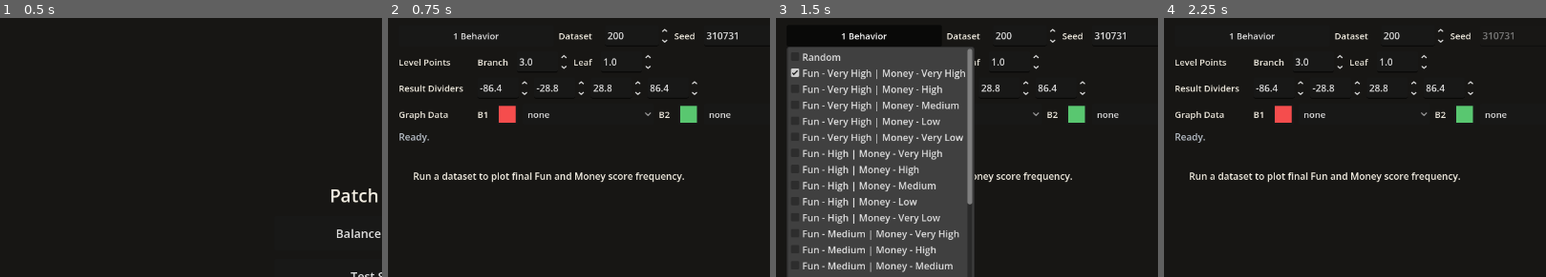
Above: before the commit, frames 1-4 (left to right).
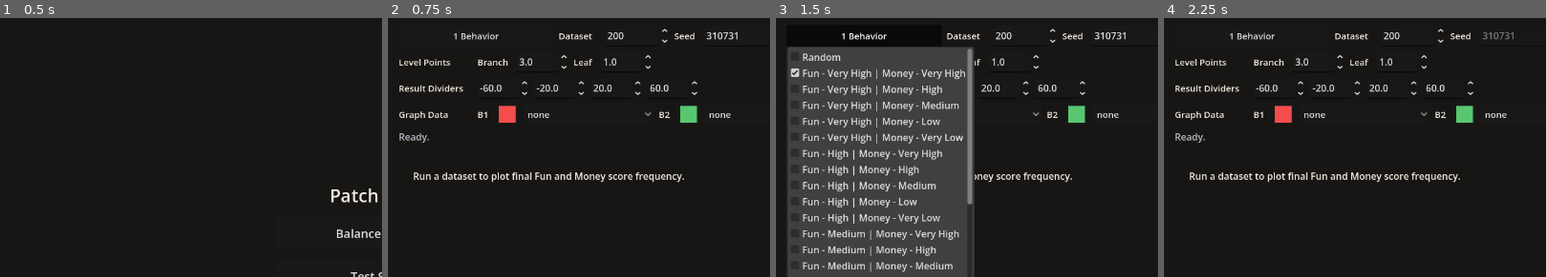
Above: after the commit, the same moments.

Repository: Josephblt/patch-notes
Game: Godot game, scene res://scenes/scene_launcher.tscn
Two runs of this game, one before a commit and one after it. Both use one fixed random seed, a clock stepped at 60 frames per second and the inputs below.
Inputs:
- Up to frame 1 (0.5 s): no input
- Up to frame 2 (0.75 s): click "Balance Runner" at 0.5 s
- Up to frame 3 (1.5 s): click "1 Behavior" at 1.25 s
- Up to frame 4 (2.25 s): click "Random Seed" at 2 s
The pictures show only the part of the screen within x 0-50%, y 8-58%; the shares and areas given below are measured in that part.

Frame 1 is identical in both runs. In frame 2, 0.2% of the frame differs, in the area x 25-74%, y 25-29%; in frame 3, 0.1%; in frame 4, 0.2%.

Commit message:
Fix balance runner divider controls

Diff:
--- a/src/scenes/tools/balance_runner.tscn
+++ b/src/scenes/tools/balance_runner.tscn
@@ -123,9 +123,10 @@
 layout_mode = 2
 allow_greater = true
 allow_lesser = true
-min_value = 0.0
-max_value = 20.0
-step = 0.1
+min_value = -999999999.0
+max_value = 999999999.0
+step = 0.1
+rounded = false
 value = 3.0
 
 [node name="LeafPointLabel" type="Label" parent="MarginContainer/VBoxContainer/PointRow"]
@@ -141,9 +142,10 @@
 layout_mode = 2
 allow_greater = true
 allow_lesser = true
-min_value = 0.0
-max_value = 20.0
-step = 0.1
+min_value = -999999999.0
+max_value = 999999999.0
+step = 0.1
+rounded = false
 value = 1.0
 
 [node name="BandRow" type="HBoxContainer" parent="MarginContainer/VBoxContainer"]
@@ -163,40 +165,44 @@
 layout_mode = 2
 allow_greater = true
 allow_lesser = true
-min_value = -144.0
-max_value = 144.0
-step = 0.1
-value = -86.0
+min_value = -999999999.0
+max_value = 999999999.0
+step = 0.1
+rounded = false
+value = -60.0
 
 [node name="BandDivider2SpinBox" type="SpinBox" parent="MarginContainer/VBoxContainer/BandRow"]
 custom_minimum_size = Vector2(86, 36)
 layout_mode = 2
 allow_greater = true
 allow_lesser = true
-min_value = -144.0
-max_value = 144.0
-step = 0.1
-value = -29.0
+min_value = -999999999.0
+max_value = 999999999.0
+step = 0.1
+rounded = false
+value = -20.0
 
 [node name="BandDivider3SpinBox" type="SpinBox" parent="MarginContainer/VBoxContainer/BandRow"]
 custom_minimum_size = Vector2(86, 36)
 layout_mode = 2
 allow_greater = true
 allow_lesser = true
-min_value = -144.0
-max_value = 144.0
-step = 0.1
-value = 29.0
+min_value = -999999999.0
+max_value = 999999999.0
+step = 0.1
+rounded = false
+value = 20.0
 
 [node name="BandDivider4SpinBox" type="SpinBox" parent="MarginContainer/VBoxContainer/BandRow"]
 custom_minimum_size = Vector2(86, 36)
 layout_mode = 2
 allow_greater = true
 allow_lesser = true
-min_value = -144.0
-max_value = 144.0
-step = 0.1
-value = 86.0
+min_value = -999999999.0
+max_value = 999999999.0
+step = 0.1
+rounded = false
+value = 60.0
 
 [node name="GraphDatasetRow" type="HBoxContainer" parent="MarginContainer/VBoxContainer"]
 layout_mode = 2
--- a/src/scripts/tools/balance_runner.gd
+++ b/src/scripts/tools/balance_runner.gd
@@ -10,6 +10,9 @@
 const DEFAULT_SEED: int = 310731
 const DEFAULT_BRANCH_POINTS: float = 3.0
 const DEFAULT_LEAF_POINTS: float = 1.0
+const UNBOUNDED_SCORE_MIN: float = -999999999.0
+const UNBOUNDED_SCORE_MAX: float = 999999999.0
+const DEFAULT_SCORE_BAND_DIVIDERS: Array[float] = [-60.0, -20.0, 20.0, 60.0]
 const DEFAULT_OUTPUT_PATH: String = "user://balance_runner_results.csv"
 const SCORE_LEVELS: Array[String] = [
 	"vh",
@@ -26,7 +29,7 @@
 
 @export var selected_behaviors: Array[String] = [DEFAULT_BEHAVIOR]
 @export var game_count: int = DEFAULT_GAME_COUNT
-@export var seed: int = DEFAULT_SEED
+@export var run_seed: int = DEFAULT_SEED
 @export var branch_points: float = DEFAULT_BRANCH_POINTS
 @export var leaf_points: float = DEFAULT_LEAF_POINTS
 @export var random_seed: bool = false
@@ -105,7 +108,7 @@
 	var rows: Array[Dictionary] = run_dataset(
 		options.get("behaviors", selected_behaviors),
 		options.get("games", game_count),
-		options.get("seed", seed),
+		options.get("seed", run_seed),
 		options.get("branch_points", branch_points),
 		options.get("leaf_points", leaf_points)
 	)
@@ -117,13 +120,17 @@
 func _configure_controls() -> void:
 	_configure_behavior_menu()
 	_populate_graph_dataset_options([])
+	_configure_unbounded_spin_box(game_count_spin_box, 1.0)
+	_configure_unbounded_spin_box(seed_spin_box, 0.0)
+	_configure_unbounded_spin_box(branch_point_spin_box, UNBOUNDED_SCORE_MIN, 0.1, false)
+	_configure_unbounded_spin_box(leaf_point_spin_box, UNBOUNDED_SCORE_MIN, 0.1, false)
+	_configure_band_divider_controls()
 	game_count_spin_box.value = game_count
-	seed_spin_box.value = seed
+	seed_spin_box.value = run_seed
 	branch_point_spin_box.value = branch_points
 	leaf_point_spin_box.value = leaf_points
 	random_seed_check_box.button_pressed = random_seed
 	_apply_score_level_points(branch_points, leaf_points)
-	_configure_band_divider_controls()
 	_on_random_seed_check_box_toggled(random_seed_check_box.button_pressed)
 
 
@@ -317,7 +324,7 @@
 	var options: Dictionary = {
 		"games": game_count,
 		"behaviors": selected_behaviors.duplicate(),
-		"seed": seed,
+		"seed": run_seed,
 		"branch_points": branch_points,
 		"leaf_points": leaf_points,
 		"output": output_path,
@@ -909,27 +916,25 @@
 
 func _configure_band_divider_controls() -> void:
 	var band_divider_spin_boxes: Array[SpinBox] = _get_band_divider_spin_boxes()
-	var score_axis_bound: float = _calculate_score_axis_bound()
-	var dividers: Array[float] = _get_default_raw_score_dividers(score_axis_bound)
 
 	for divider_index: int in range(band_divider_spin_boxes.size()):
 		var spin_box: SpinBox = band_divider_spin_boxes[divider_index]
-
-		spin_box.min_value = -score_axis_bound
-		spin_box.max_value = score_axis_bound
-		spin_box.value = dividers[divider_index]
-
-
-func _get_default_raw_score_dividers(score_axis_bound: float) -> Array[float]:
-	var dividers: Array[float] = []
-
-	for divider_index: int in range(1, 5):
-		dividers.append(
-			float(-score_axis_bound)
-			+ ((float(score_axis_bound * 2) / 5.0) * divider_index)
-		)
-
-	return dividers
+		_configure_unbounded_spin_box(spin_box, UNBOUNDED_SCORE_MIN, 0.1, false)
+		spin_box.value = DEFAULT_SCORE_BAND_DIVIDERS[divider_index]
+
+
+func _configure_unbounded_spin_box(
+	spin_box: SpinBox,
+	minimum_value: float = UNBOUNDED_SCORE_MIN,
+	step_value: float = 1.0,
+	rounded_value: bool = true
+) -> void:
+	spin_box.allow_greater = true
+	spin_box.allow_lesser = true
+	spin_box.min_value = minimum_value
+	spin_box.max_value = UNBOUNDED_SCORE_MAX
+	spin_box.step = step_value
+	spin_box.rounded = rounded_value
 
 
 func _get_score_band_dividers_from_controls() -> Array[float]:
--- a/src/scripts/tools/frequency_graph.gd
+++ b/src/scripts/tools/frequency_graph.gd
@@ -191,9 +191,23 @@
 		)
 
 
-func _draw_legend_item(font: Font, font_size: int, position: Vector2, label: String, color: Color) -> void:
-	draw_line(position, position + Vector2(34, 0), color, 3.0)
-	draw_string(font, position + Vector2(42, 5), label, HORIZONTAL_ALIGNMENT_LEFT, -1, font_size, TEXT_COLOR)
+func _draw_legend_item(
+	font: Font,
+	font_size: int,
+	legend_position: Vector2,
+	label: String,
+	color: Color
+) -> void:
+	draw_line(legend_position, legend_position + Vector2(34, 0), color, 3.0)
+	draw_string(
+		font,
+		legend_position + Vector2(42, 5),
+		label,
+		HORIZONTAL_ALIGNMENT_LEFT,
+		-1,
+		font_size,
+		TEXT_COLOR
+	)
 
 
 func _draw_series(plot_rect: Rect2) -> void:
